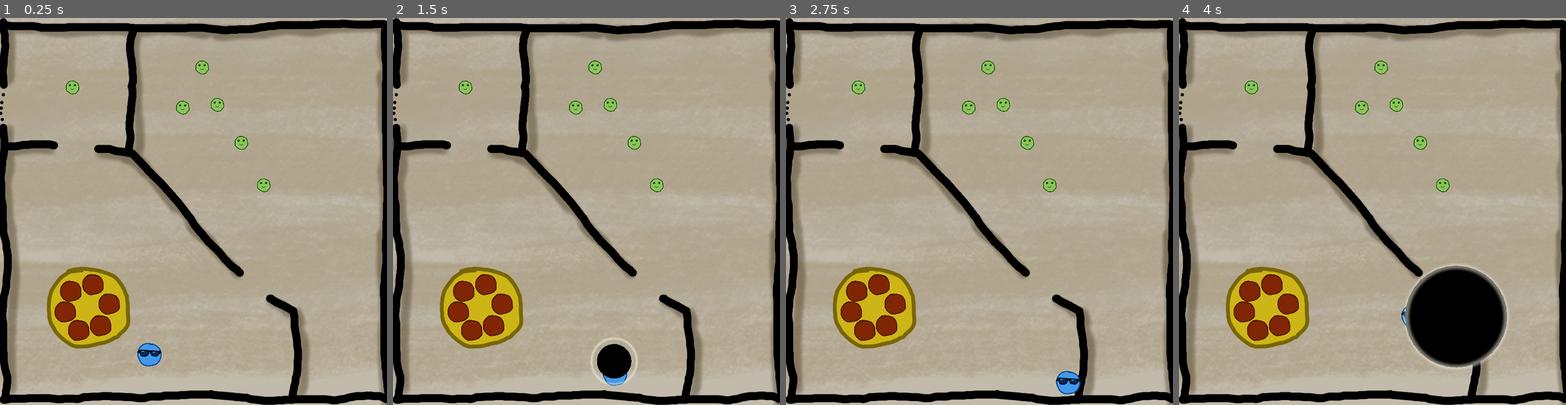
Above: before the commit, frames 1-4 (left to right).
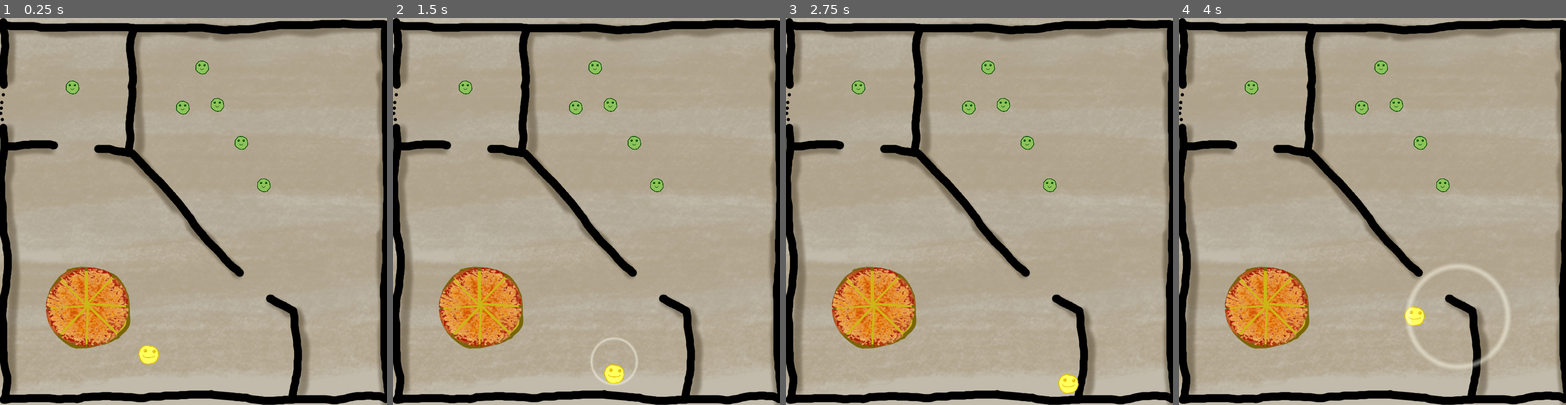
Above: after the commit, the same moments.

Repository: jalarimar/pizza
Game: Godot game, scene res://Level 1.tscn
The game is run twice, just before and just after one commit, with the same random seed, the same clock (stepped at 60 frames per second) and the same inputs.
Inputs (mouse positions are in pixels of both pictures, inside the frame that each line leads up to):
- Up to frame 1 (0.25 s): no input
- Up to frame 2 (1.5 s): tap Enter at 0.5 s; move the mouse to (609, 103) at 0.52 s; hold D (right) 0.53-1.28 s; hold Space (space) 0.53-1.28 s; move the mouse to (632, 141) at 1.27 s; hold S (down) from 1.28 s (still down); tap Space (space) at 1.35 s
- Up to frame 3 (2.75 s): move the mouse to (1049, 184) at 2.02 s; release S (down) at 2.03 s; hold D (right) from 2.03 s (still down); hold Space (space) from 2.03 s (still down)
- Up to frame 4 (4 s): move the mouse to (1360, 107) at 2.77 s; release D (right) at 2.78 s; release Space (space) at 2.78 s; hold W (up) 2.78-3.53 s; tap Space (space) at 2.85 s; move the mouse to (1380, 68) at 3.52 s; hold A (left) from 3.53 s (still down); hold Space (space) from 3.53 s (still down)

The runs differ from the first frame. In frame 1, 3.5% of the frame differs, in the area x 11-42%, y 64-91%; in frame 2, 3.9%; in frame 3, 3.5%; in frame 4, 8.2%, in the area x 11-85%, y 64-91%.

Commit message:
Align pizza and fix image sizes

Diff:
--- a/Friend.gd
+++ b/Friend.gd
@@ -11,17 +11,23 @@
 
 var target = null
 
+enum State {
+    IDLE,
+    HUNTING,
+    FULL,
+}
+
+var state = State.IDLE
+
 func _ready():
     # randomly generate stats
 
     # set image depending on stats
     $Sprite.texture = load("res://person_friend.png")
 
-func _process(delta):
+func _physics_process(delta):
     if is_aware:
         move_and_slide(direction * speed)
-    else:
-        pass
 
 func on_reach_pizza():
     if not is_aware:
--- a/Level 1.tscn
+++ b/Level 1.tscn
@@ -1,13 +1,21 @@
-[gd_scene load_steps=12 format=2]
+[gd_scene load_steps=20 format=2]
 
 [ext_resource path="res://level1.png" type="Texture" id=1]
 [ext_resource path="res://NotificationController.tscn" type="PackedScene" id=2]
 [ext_resource path="res://PizzaBox.gd" type="Script" id=3]
 [ext_resource path="res://person_normal.png" type="Texture" id=4]
 [ext_resource path="res://Pizza.tscn" type="PackedScene" id=5]
-[ext_resource path="res://Player.tscn" type="PackedScene" id=6]
-[ext_resource path="res://Friend.tscn" type="PackedScene" id=7]
-[ext_resource path="res://FriendNavigator.gd" type="Script" id=8]
+[ext_resource path="res://cheese_pizza1.png" type="Texture" id=6]
+[ext_resource path="res://cheese_pizza2.png" type="Texture" id=7]
+[ext_resource path="res://cheese_pizza3.png" type="Texture" id=8]
+[ext_resource path="res://cheese_pizza4.png" type="Texture" id=9]
+[ext_resource path="res://cheese_pizza5.png" type="Texture" id=10]
+[ext_resource path="res://cheese_pizza6.png" type="Texture" id=11]
+[ext_resource path="res://cheese_pizza7.png" type="Texture" id=12]
+[ext_resource path="res://cheese_pizza8.png" type="Texture" id=13]
+[ext_resource path="res://Player.tscn" type="PackedScene" id=14]
+[ext_resource path="res://Friend.tscn" type="PackedScene" id=15]
+[ext_resource path="res://FriendNavigator.gd" type="Script" id=16]
 
 [sub_resource type="CircleShape2D" id=2]
 radius = 77.214
@@ -57,46 +65,92 @@
 texture = ExtResource( 4 )
 
 [node name="Pizza" parent="Pizza" instance=ExtResource( 5 )]
-position = Vector2( 134.55, 608.333 )
+editor/display_folded = true
+position = Vector2( 195.878, 547.192 )
+
+[node name="cheese_pizza1" type="Sprite" parent="Pizza/Pizza"]
+position = Vector2( -89.3305, 223.904 )
+texture = ExtResource( 6 )
 
 [node name="Pizza2" parent="Pizza" instance=ExtResource( 5 )]
-position = Vector2( 145.906, 565.607 )
+editor/display_folded = true
+position = Vector2( 232.262, 572.693 )
+
+[node name="cheese_pizza2" type="Sprite" parent="Pizza/Pizza2"]
+position = Vector2( -256.193, 108.184 )
+texture = ExtResource( 7 )
 
 [node name="Pizza3" parent="Pizza" instance=ExtResource( 5 )]
-position = Vector2( 191.701, 551.734 )
+editor/display_folded = true
+position = Vector2( 234.935, 614.595 )
+
+[node name="cheese_pizza3" type="Sprite" parent="Pizza/Pizza3"]
+position = Vector2( -272.036, -78.2795 )
+texture = ExtResource( 8 )
 
 [node name="Pizza4" parent="Pizza" instance=ExtResource( 5 )]
-position = Vector2( 162.235, 646.454 )
+editor/display_folded = true
+position = Vector2( 205.031, 645.76 )
+
+[node name="cheese_pizza4" type="Sprite" parent="Pizza/Pizza4"]
+position = Vector2( -124.268, -208.085 )
+texture = ExtResource( 9 )
 
 [node name="Pizza5" parent="Pizza" instance=ExtResource( 5 )]
-position = Vector2( 207.477, 636.632 )
+editor/display_folded = true
+position = Vector2( 160.608, 648.704 )
+
+[node name="cheese_pizza5" type="Sprite" parent="Pizza/Pizza5"]
+position = Vector2( 78.9045, -220.774 )
+texture = ExtResource( 10 )
 
 [node name="Pizza6" parent="Pizza" instance=ExtResource( 5 )]
-position = Vector2( 225.218, 591.881 )
+editor/display_folded = true
+position = Vector2( 129.888, 621.619 )
 
-[node name="Player" parent="." instance=ExtResource( 6 )]
+[node name="cheese_pizza6" type="Sprite" parent="Pizza/Pizza6"]
+position = Vector2( 209.336, -91.2314 )
+texture = ExtResource( 11 )
+
+[node name="Pizza7" parent="Pizza" instance=ExtResource( 5 )]
+editor/display_folded = true
+position = Vector2( 130.58, 576.95 )
+
+[node name="cheese_pizza7" type="Sprite" parent="Pizza/Pizza7"]
+position = Vector2( 203.293, 115.577 )
+texture = ExtResource( 12 )
+
+[node name="Pizza8" parent="Pizza" instance=ExtResource( 5 )]
+editor/display_folded = true
+position = Vector2( 158.256, 546.576 )
+
+[node name="cheese_pizza8" type="Sprite" parent="Pizza/Pizza8"]
+position = Vector2( 64.3373, 233.318 )
+texture = ExtResource( 13 )
+
+[node name="Player" parent="." instance=ExtResource( 14 )]
 position = Vector2( 307.172, 696.278 )
 
-[node name="Friend" parent="." instance=ExtResource( 7 )]
+[node name="Friend" parent="." instance=ExtResource( 15 )]
 position = Vector2( 449.352, 179.25 )
 
-[node name="Friend3" parent="." instance=ExtResource( 7 )]
+[node name="Friend3" parent="." instance=ExtResource( 15 )]
 position = Vector2( 498.827, 257.794 )
 
-[node name="Friend4" parent="." instance=ExtResource( 7 )]
+[node name="Friend4" parent="." instance=ExtResource( 15 )]
 position = Vector2( 545.294, 345.359 )
 
-[node name="Friend5" parent="." instance=ExtResource( 7 )]
+[node name="Friend5" parent="." instance=ExtResource( 15 )]
 position = Vector2( 377.753, 184.978 )
 
-[node name="Friend6" parent="." instance=ExtResource( 7 )]
+[node name="Friend6" parent="." instance=ExtResource( 15 )]
 position = Vector2( 417.849, 101.923 )
 
-[node name="Friend2" parent="." instance=ExtResource( 7 )]
+[node name="Friend2" parent="." instance=ExtResource( 15 )]
 position = Vector2( 149.772, 143.194 )
 
 [node name="NavigationController" type="Navigation2D" parent="."]
-script = ExtResource( 8 )
+script = ExtResource( 16 )
 
 [node name="NavigationPolygonInstance2" type="NavigationPolygonInstance" parent="NavigationController"]
 navpoly = SubResource( 1 )
--- a/Notification.gd
+++ b/Notification.gd
@@ -21,8 +21,8 @@
         if body.has_method("hear_pizza"):
             body.hear_pizza()
 
-func _process(delta):
-    update()
-
-func _draw():
-    draw_circle(Vector2(), $CollisionShape2D.shape.radius, Color.black)
+#func _process(delta):
+#    update()
+#
+#func _draw():
+#    draw_circle(Vector2(), $CollisionShape2D.shape.radius, Color.black)
--- a/Pizza.gd
+++ b/Pizza.gd
@@ -1,4 +1,4 @@
-extends Sprite
+extends Node2D
 signal eaten
 
 var is_claimed = false
--- a/Pizza.tscn
+++ b/Pizza.tscn
@@ -1,14 +1,11 @@
-[gd_scene load_steps=3 format=2]
+[gd_scene load_steps=2 format=2]
 
-[ext_resource path="res://person_normal.png" type="Texture" id=1]
-[ext_resource path="res://Pizza.gd" type="Script" id=2]
+[ext_resource path="res://Pizza.gd" type="Script" id=1]
 
-[node name="Pizza" type="Sprite" groups=[
+[node name="Pizza" type="Node2D" groups=[
 "pizza_slices",
 ]]
-modulate = Color( 0.623529, 0.211765, 0.211765, 1 )
 scale = Vector2( 0.196857, 0.196857 )
-texture = ExtResource( 1 )
-script = ExtResource( 2 )
+script = ExtResource( 1 )
 
 [node name="Tween" type="Tween" parent="."]
--- a/Player.tscn
+++ b/Player.tscn
@@ -1,10 +1,10 @@
 [gd_scene load_steps=4 format=2]
 
 [ext_resource path="res://Player.gd" type="Script" id=1]
-[ext_resource path="res://person_cool.png" type="Texture" id=2]
+[ext_resource path="res://player.png" type="Texture" id=2]
 
 [sub_resource type="CircleShape2D" id=1]
-radius = 21.2132
+radius = 19.0519
 
 [node name="Player" type="KinematicBody2D" groups=[
 "people",
@@ -12,14 +12,9 @@
 script = ExtResource( 1 )
 
 [node name="Sprite" type="Sprite" parent="."]
-scale = Vector2( 0.219391, 0.219391 )
+position = Vector2( -1.19748, 0 )
+scale = Vector2( 0.182987, 0.182987 )
 texture = ExtResource( 2 )
-__meta__ = {
-"_edit_lock_": true
-}
 
 [node name="CollisionShape2D" type="CollisionShape2D" parent="."]
 shape = SubResource( 1 )
-__meta__ = {
-"_edit_lock_": true
-}
Not shown, added: cheese_pizza1.png.import
Not shown, added: cheese_pizza2.png.import
Not shown, added: cheese_pizza3.png.import
Not shown, added: cheese_pizza4.png.import
Not shown, added: cheese_pizza5.png.import
Not shown, added: cheese_pizza6.png.import
Not shown, added: cheese_pizza7.png.import
Not shown, added: cheese_pizza8.png.import
Not shown, added: person_friend_loud.png.import
Not shown, added: person_friend_mega_loud.png.import
Not shown, added: player.png.import
